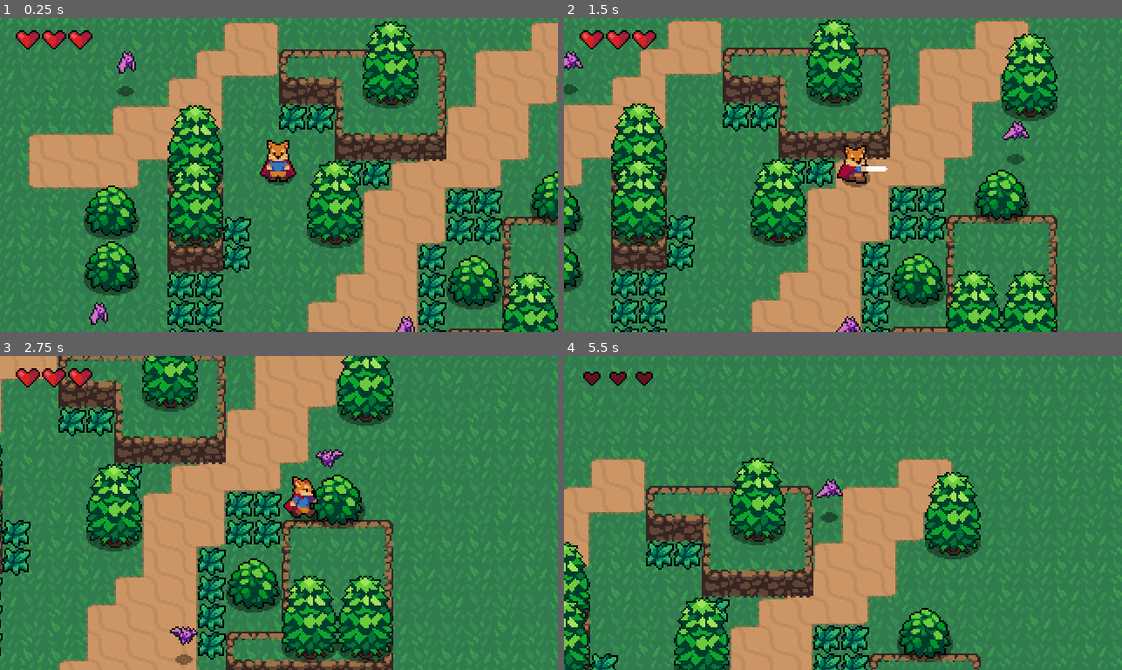
Above: before the commit, frames 1-4 (two rows, left to right).
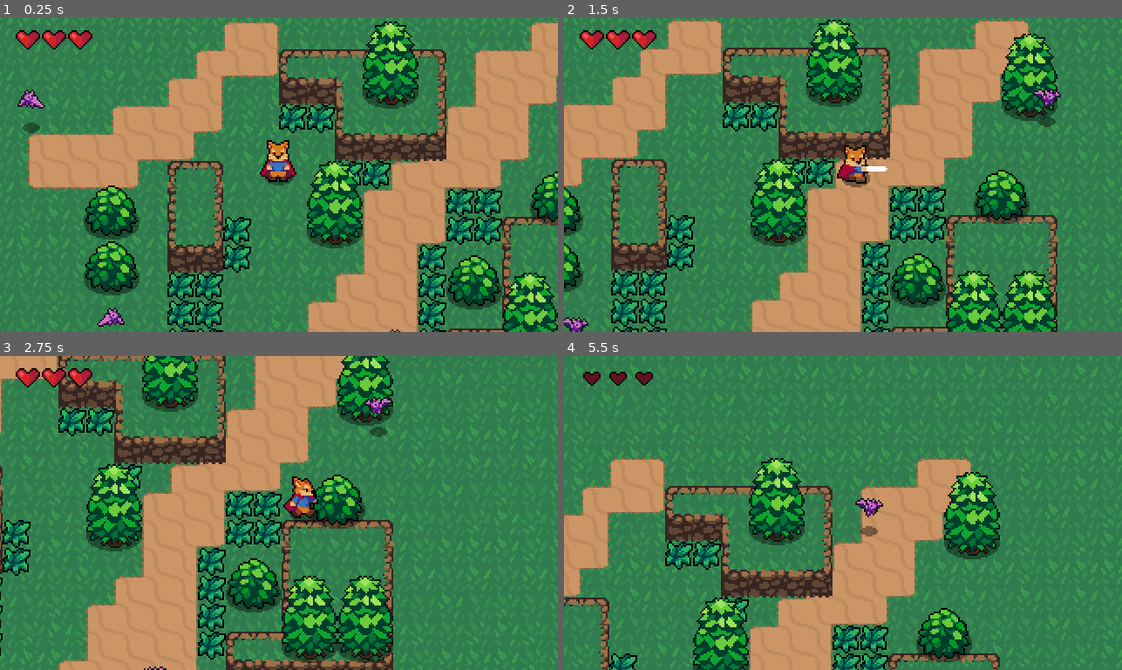
Above: after the commit, the same moments.

Repository: cchulo-archive/GodotTutorialARPG
Game: Godot game, scene res://scenes/World.tscn
Same seed, same stepped clock (60 frames per second), same inputs: the game is played once before the commit and once after it.
Inputs:
- Up to frame 1 (0.25 s): no input
- Up to frame 2 (1.5 s): hold Right (ui_right) 0.53-1.28 s; tap K (roll) at 0.6 s; hold Down (ui_down) from 1.28 s (still down); tap Space (attack) at 1.35 s
- Up to frame 3 (2.75 s): tap K (roll) at 1.55, 2.1 s; release Down (ui_down) at 2.03 s; hold Right (ui_right) from 2.03 s (still down)
- Up to frame 4 (5.5 s): release Right (ui_right) at 2.78 s; hold Up (ui_up) 2.78-3.53 s; tap K (roll) at 2.85, 3.8, 4.35, 5.1 s; hold Left (ui_left) 3.53-5.03 s; tap Space (attack) at 3.6 s; hold Down (ui_down) from 5.03 s (still down)

The runs differ from the first frame. In frame 1, 4.8% of the frame differs, in the area x 3-75%, y 10-100%; in frame 2, 4.8%; in frame 3, 0.8%; in frame 4, 31%, in the area x 0-100%, y 0-100%.

Commit message:
implemented wander state for the bat

Diff:
--- a/assets/Enemies/Bat.tscn
+++ b/assets/Enemies/Bat.tscn
@@ -8,6 +8,7 @@
 [ext_resource path="res://assets/Enemies/PlayerDetectionZone.tscn" type="PackedScene" id=6]
 [ext_resource path="res://assets/Gameplay/Hitbox.tscn" type="PackedScene" id=7]
 [ext_resource path="res://assets/Gameplay/SoftCollision.tscn" type="PackedScene" id=8]
+[ext_resource path="res://assets/Gameplay/WanderController.tscn" type="PackedScene" id=9]
 
 [sub_resource type="AtlasTexture" id=1]
 atlas = ExtResource( 1 )
@@ -60,7 +61,7 @@
 [node name="AnimatedSprite" type="AnimatedSprite" parent="."]
 frames = SubResource( 6 )
 animation = "Fly"
-frame = 3
+frame = 2
 playing = true
 offset = Vector2( 0, -12 )
 
@@ -102,6 +103,8 @@
 
 [node name="CollisionShape2D" parent="SoftCollision" index="0"]
 shape = SubResource( 11 )
+
+[node name="WanderController" parent="." instance=ExtResource( 9 )]
 [connection signal="area_entered" from="Hurtbox" to="." method="_on_Hurtbox_area_entered"]
 [connection signal="no_health" from="Stats" to="." method="_on_Stats_no_health"]
 
--- /dev/null
+++ b/assets/Gameplay/WanderController.tscn
@@ -0,0 +1,11 @@
+[gd_scene load_steps=2 format=2]
+
+[ext_resource path="res://src/WanderController.gd" type="Script" id=1]
+
+[node name="WanderController" type="Node2D"]
+script = ExtResource( 1 )
+
+[node name="Timer" type="Timer" parent="."]
+one_shot = true
+autostart = true
+[connection signal="timeout" from="Timer" to="." method="_on_Timer_timeout"]
--- a/assets/UI/HealthUI.tscn
+++ b/assets/UI/HealthUI.tscn
@@ -19,6 +19,9 @@
 margin_bottom = 11.0
 texture = ExtResource( 3 )
 stretch_mode = 2
+__meta__ = {
+"_edit_use_anchors_": false
+}
 
 [node name="HearthUIFull" type="TextureRect" parent="."]
 margin_right = 60.0
--- a/scenes/World.tscn
+++ b/scenes/World.tscn
@@ -599,18 +599,12 @@
 position = Vector2( 24, 168 )
 
 [node name="Bat4" parent="YSort" instance=ExtResource( 7 )]
-position = Vector2( 40, 24 )
+position = Vector2( -8, 40 )
 
 [node name="Trees" type="YSort" parent="YSort"]
 
 [node name="Tree" parent="YSort/Trees" instance=ExtResource( 9 )]
 position = Vector2( 160, 104 )
-
-[node name="Tree2" parent="YSort/Trees" instance=ExtResource( 9 )]
-position = Vector2( 80, 72 )
-
-[node name="Tree3" parent="YSort/Trees" instance=ExtResource( 9 )]
-position = Vector2( 80, 104 )
 
 [node name="Tree4" parent="YSort/Trees" instance=ExtResource( 9 )]
 position = Vector2( 304, 168 )
--- a/src/Bat.gd
+++ b/src/Bat.gd
@@ -6,6 +6,7 @@
 export var MAX_SPEED = 50
 export var FRICTION = 200
 export var FORCE = 150
+export var WANDER_TOLERNACE = 4
 
 var knockback = Vector2.ZERO
 var velocity = Vector2.ZERO
@@ -14,6 +15,7 @@
 onready var animatedSprite = $AnimatedSprite
 onready var hurtbox = $Hurtbox
 onready var softCollision = $SoftCollision
+onready var wanderController = $WanderController
 
 enum {
 	IDLE,
@@ -23,17 +25,31 @@
 
 var state = CHASE
 
+func _ready():
+	pick_state()
+
 func _process(delta):
 	match state:
 		IDLE:
 			velocity = velocity.move_toward(Vector2.ZERO, FRICTION * delta)
 			seek_player()
+			query_state()
+
 		WANDER:
-			pass
+			seek_player()
+			query_state()
+
+			var direction = global_position.direction_to(wanderController.target_position)
+			velocity = velocity.move_toward(direction * MAX_SPEED, ACCELERATION * delta)
+			animatedSprite.flip_h = velocity.x < 0
+
+			if global_position.distance_to(wanderController.target_position) <= WANDER_TOLERNACE:
+				pick_state()
+
 		CHASE:
 			var player = playerDetectionZone.player
 			if player != null:
-				var direction = (player.global_position - global_position).normalized()
+				var direction = global_position.direction_to(player.global_position)
 				velocity = velocity.move_toward(direction * MAX_SPEED, ACCELERATION * delta)
 			else:
 				state = IDLE
@@ -43,12 +59,24 @@
 	if playerDetectionZone.can_see_player():
 		state = CHASE
 
+func pick_random_state(state_list):
+	state_list.shuffle()
+	return state_list.pop_front()
+
 func _physics_process(delta):
 	knockback = knockback.move_toward(Vector2.ZERO, FRICTION * delta)
 	knockback = move_and_slide(knockback)
 	if softCollision.is_colliding():
 		velocity += softCollision.get_push_vector() * delta * ACCELERATION
 	velocity = move_and_slide(velocity)
+
+func pick_state():
+	state = pick_random_state([IDLE, WANDER])
+	wanderController.start_wander_timer(rand_range(1, 3))
+
+func query_state():
+	if wanderController.get_time_left() == 0:
+		pick_state()
 
 func _on_Hurtbox_area_entered(area):
 	if area is SwordHitbox:
--- a/src/HealthUI.gd
+++ b/src/HealthUI.gd
@@ -8,7 +8,6 @@
 
 
 func set_hearts(value):
-	print(value)
 	hearts = clamp(value, 0, max_hearts)
 	if heartUIFull != null:
 		heartUIFull.rect_size.x = hearts * 15
--- /dev/null
+++ b/src/WanderController.gd
@@ -0,0 +1,25 @@
+extends Node2D
+
+export(int) var wander_range = 32
+onready var start_position = global_position
+onready var target_position = global_position
+onready var timer = $Timer
+
+func _ready():
+	update_target_position()
+
+func update_target_position():
+	var target_vector = Vector2( \
+		rand_range(-wander_range, wander_range), \
+		rand_range(-wander_range, wander_range))
+
+	target_position = start_position + target_vector
+
+func get_time_left():
+	return timer.time_left;
+
+func _on_Timer_timeout():
+	update_target_position()
+
+func start_wander_timer(duration):
+	timer.start(duration)
--- a/src/player.gd
+++ b/src/player.gd
@@ -23,6 +23,7 @@
 onready var hurtbox = $Hurtbox
 
 func _ready():
+	randomize()
 	stats.connect("no_health", self, "queue_free")
 	animationTree.active = true
 	swordHitbox.knockback_vector = roll_vector
Not shown: 1 places in assets/Enemies/Bat.tscn that only renumber resources
